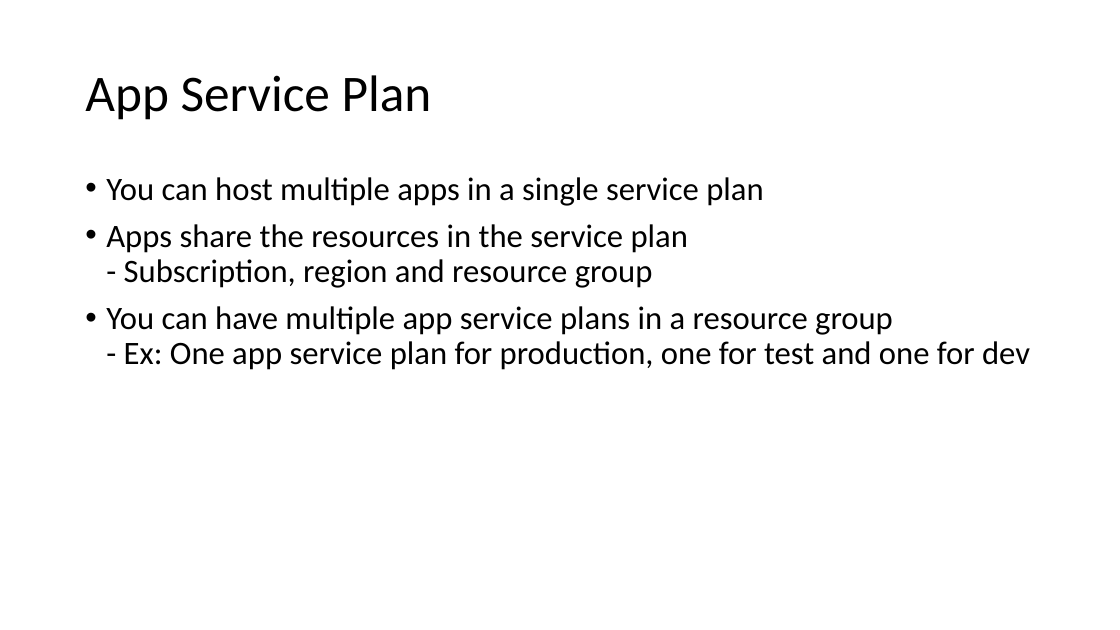
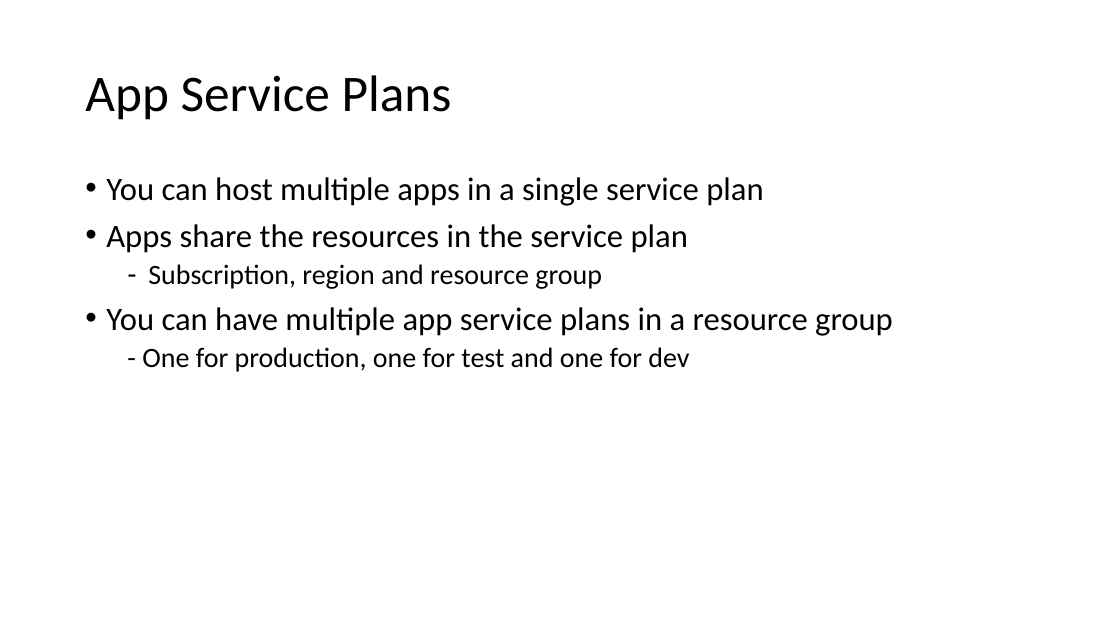
Before and after one commit to adnane-habib/11Feb-AZ104, a slide deck: slide 6 of Design and Implement Azure App Service Apps.pptx. Drawn at 1120x630 pixels with LibreOffice and Linux fonts; fonts in the diff are those of the drawing. Boxes give left, top, right and bottom in pixels: in the first picture for what was removed or moved away, otherwise in the second. Text is boxed around its words. In the diff, an @@ line names an element or a change of style, - is before the commit and + after.

```diff
--- a/Design and Implement Azure App Service Apps.pptx
+++ b/Design and Implement Azure App Service Apps.pptx
@@ title at (x1=85, y1=75, x2=452, y2=120): text changed @@
-App Service Plan
+App Service Plans
@@ text at (x1=106, y1=224, x2=893, y2=372): text changed @@
-• Apps share the resources in the service plan
-  - Subscription, region and resource group
-• You can have multiple app service plans in a resource group
-  - Ex: One app service plan for production, one for test and one for dev
+• Apps share the resources in the service plan
+  – Subscription, region and resource group
+• You can have multiple app service plans in a resource group
+  - One for production, one for test and one for dev
```
Also in this commit, not shown: 6 other slides changed, 5 slides added.
